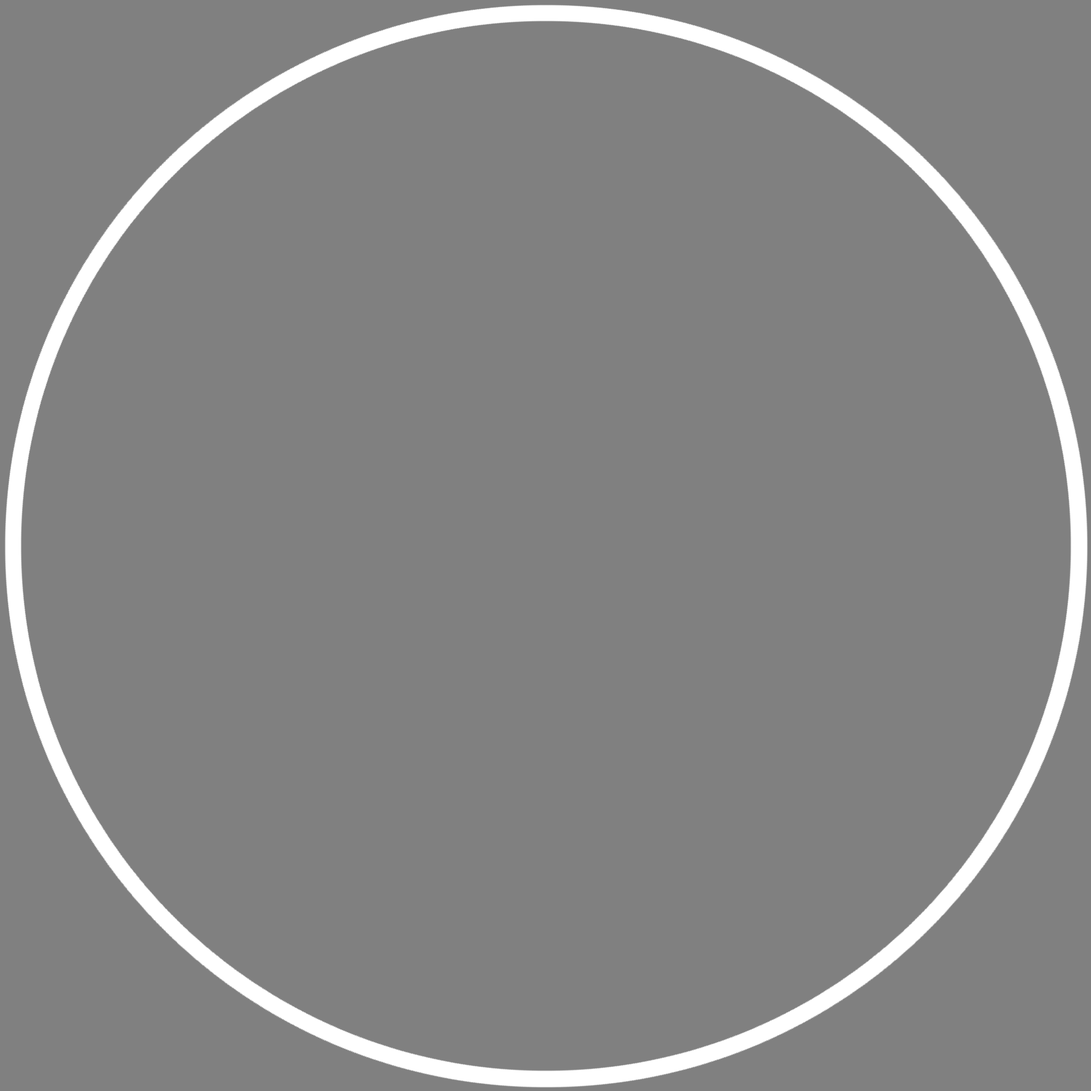
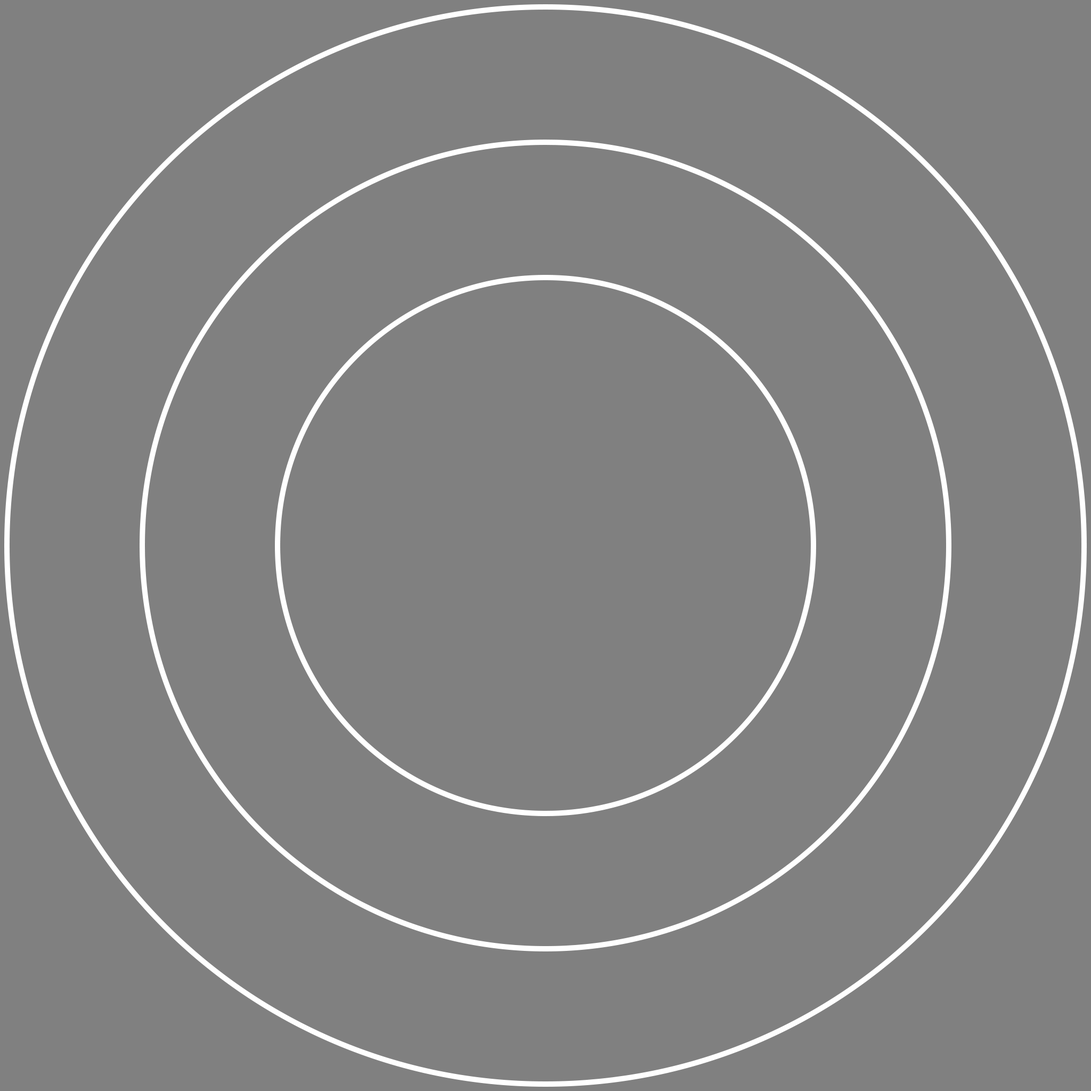
Before/after of a (1091, 1091) layered artwork. What changed in the layer stack:
added layer "Ellipse 1 copy" above "Ellipse 1 copy 2" over [left=139, top=139, right=952, bottom=952]
added layer "Ellipse 1 copy 2" above "Ellipse 1" over [left=275, top=275, right=817, bottom=817]
added layer "Ellipse 1" above "Layer 12" over [left=4, top=4, right=1088, bottom=1088]
hid "Layer 12" over [left=4, top=4, right=1089, bottom=1089]
